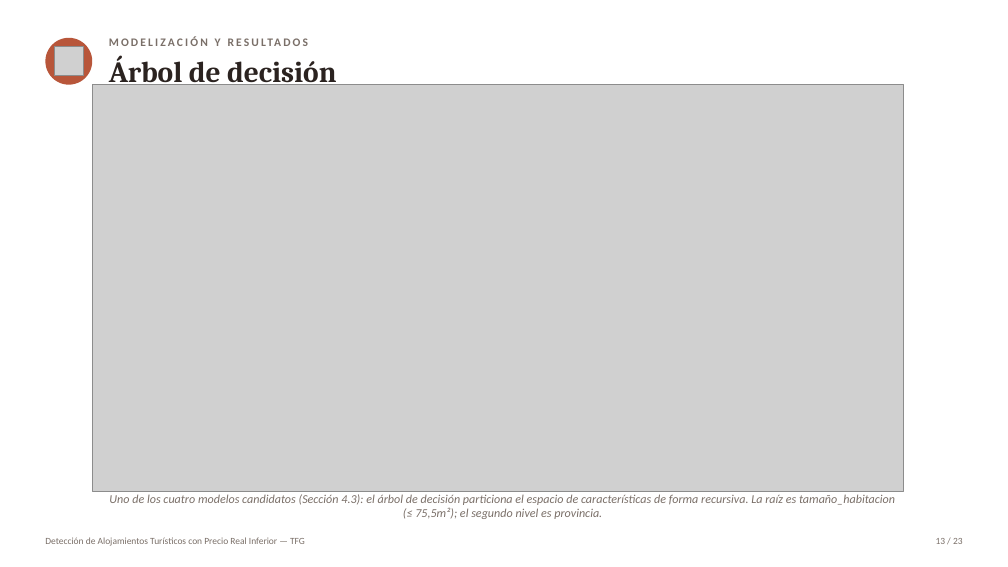
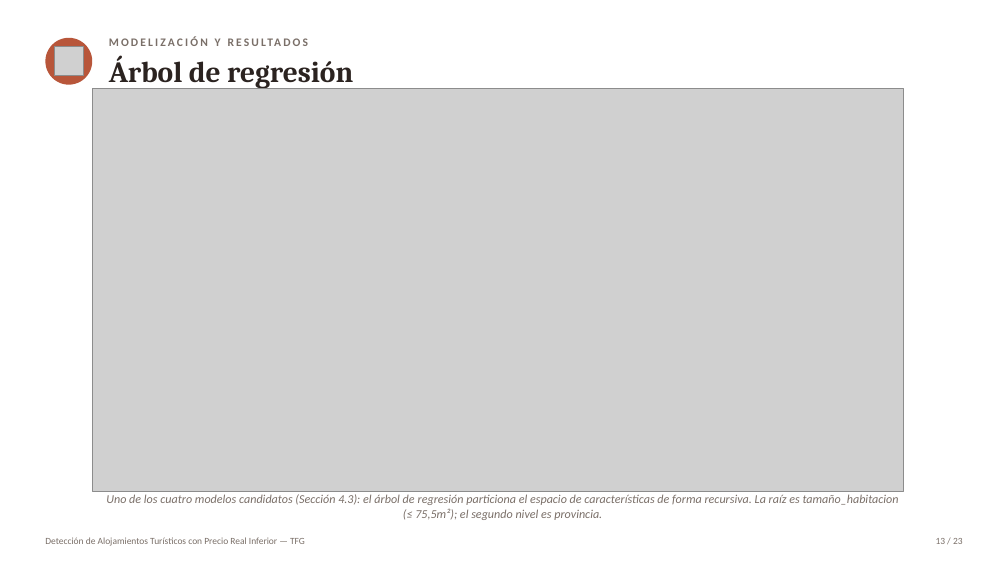
Before and after one commit to Marjimleo3/TFG, a slide deck: slide 13 of TFG_Chollos/Presentacion_Defensa_TFG.pptx. Drawn at 1008x567 pixels with LibreOffice and Linux fonts; fonts in the diff are those of the drawing; grey boxes stand for pictures. Boxes give left, top, right and bottom in pixels: in the first picture for what was removed or moved away, otherwise in the second. Text is boxed around its words. In the diff, an @@ line names an element or a change of style, - is before the commit and + after.

```diff
--- a/TFG_Chollos/Presentacion_Defensa_TFG.pptx
+++ b/TFG_Chollos/Presentacion_Defensa_TFG.pptx
@@ text at <box>109,55,353,88</box>: text changed @@
-Árbol de decisión
+Árbol de regresión
@@ picture: place and size @@
-picture at <box>92,84,904,492</box>
+picture at <box>92,88,904,492</box>
@@ text at <box>106,494,899,520</box>: text changed @@
-Uno de los cuatro modelos candidatos (Sección 4.3): el árbol de decisión particiona el espacio de características de forma recursiva. La raíz es tamaño_habitacion (≤ 75,5m²); el segundo nivel es provincia.
+Uno de los cuatro modelos candidatos (Sección 4.3): el árbol de regresión particiona el espacio de características de forma recursiva. La raíz es tamaño_habitacion (≤ 75,5m²); el segundo nivel es provincia.
```
Also in this commit, not shown: 10 other slides changed.
